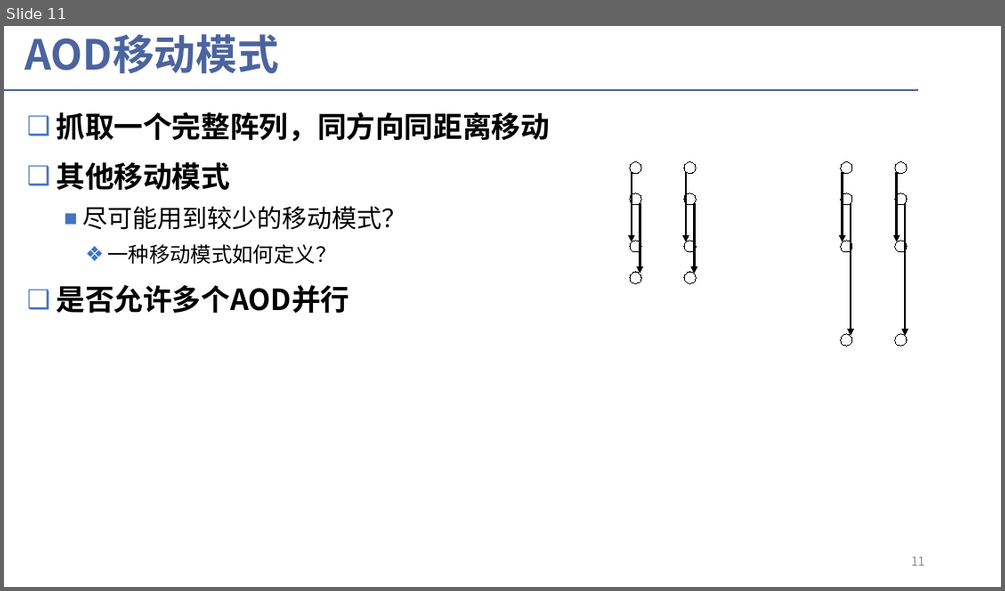
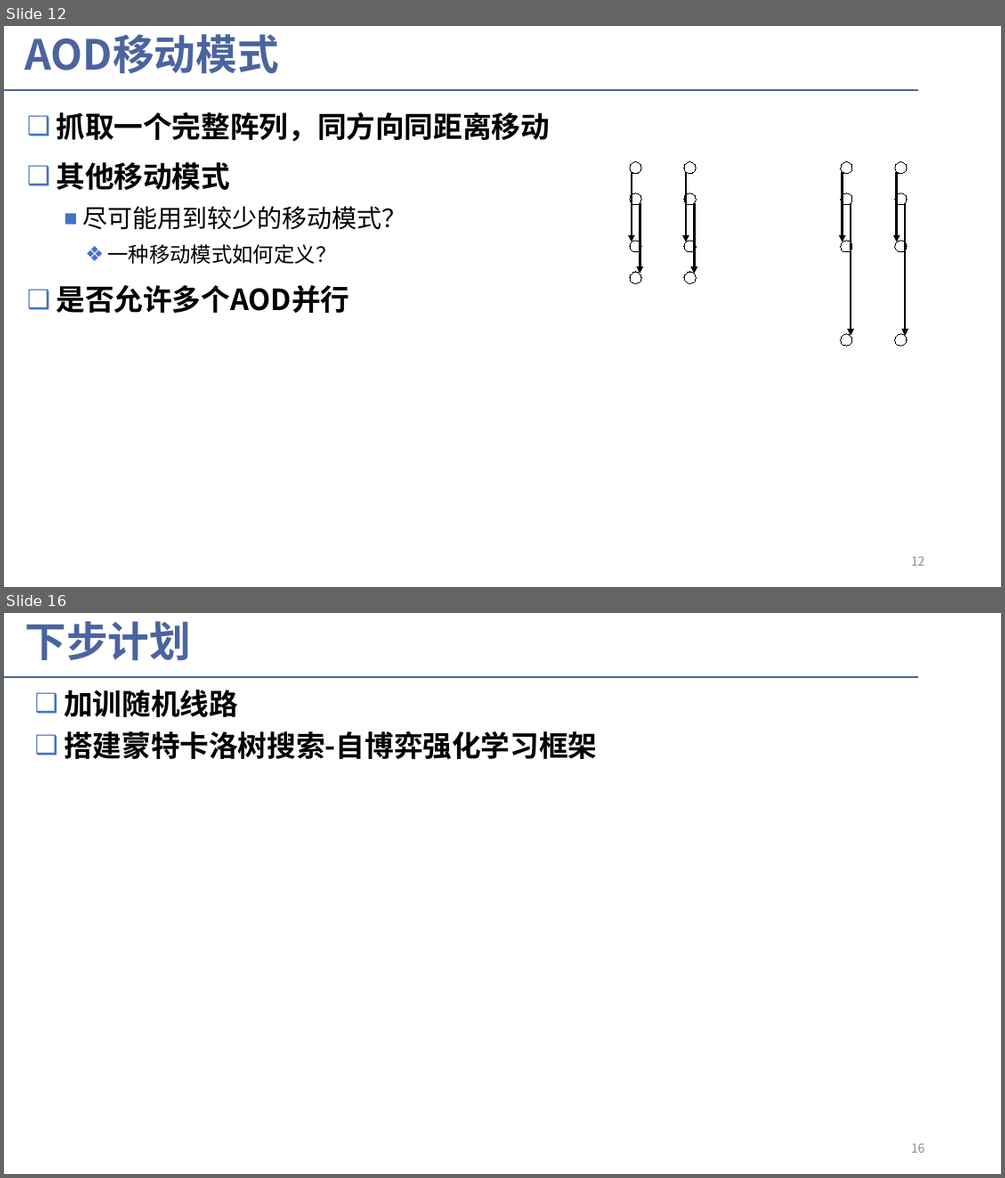
Before and after one commit to liyongshang/work-files, a slide deck: 07.pptx. Shown one above the other, each under a label of ours: slide 11 before the commit, slides 12 and 16 after it; the slides between them are not shown. The pictures are 1005x591 and 1005x1178 pixels, drawn with LibreOffice and Linux fonts; fonts in the diff are those of the drawing. Boxes give left, top, right and bottom in pixels: in the first picture for what was removed or moved away, otherwise in the second. Text is boxed around its words. In the diff, an @@ line names an element or a change of style, - is before the commit and + after.

```diff
--- a/07.pptx
+++ b/07.pptx
@@ slide 16 added at <box>4,613,1001,1174</box>, background #FFFFFF; not listed: 1 template element that a slide beside it also shows @@
@@ title added at <box>25,621,192,660</box>, 40 pt, text #4B649F, bold @@
+下步计划
@@ text added at <box>64,690,597,759</box>, 28 pt, text #000000, bold @@
+❑ 加训随机线路
+❑ 搭建蒙特卡洛树搜索-自博弈强化学习框架
@@ page number added at <box>911,1143,925,1152</box>, 12 pt, text #8C8C8C @@
+16
@@ what was slide 11 is now slide 12 @@
@@ page number at <box>911,556,925,565</box>: text changed @@
-11
+12
```
Also in this commit, not shown: 7 other slides added.
